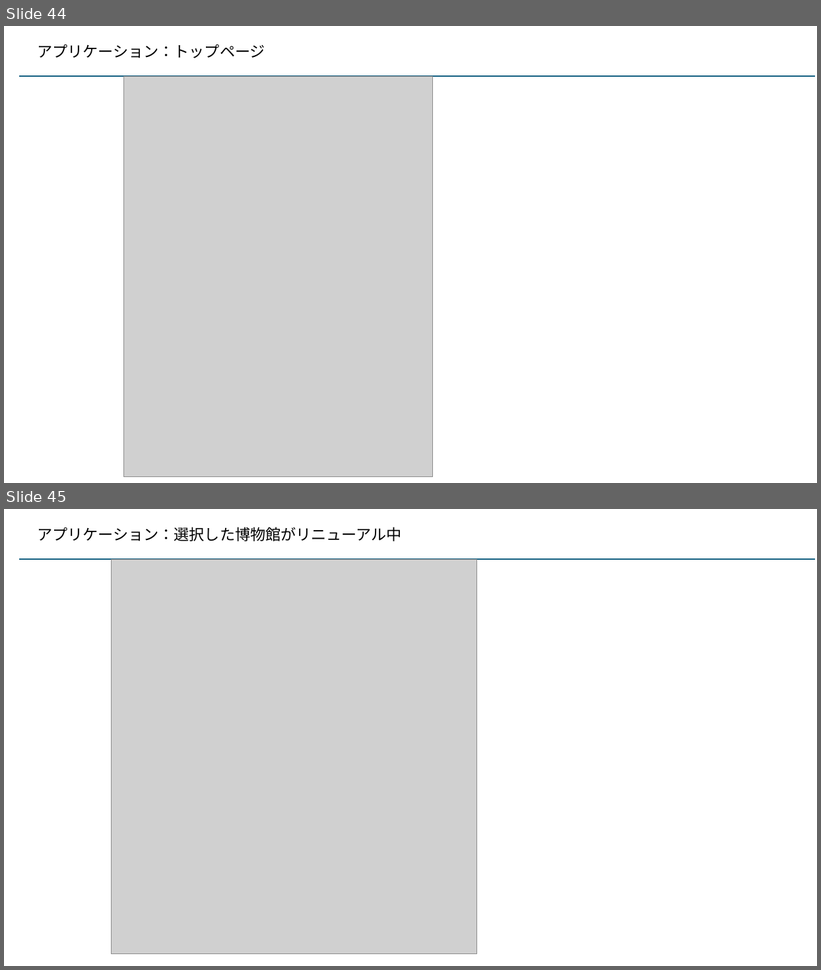
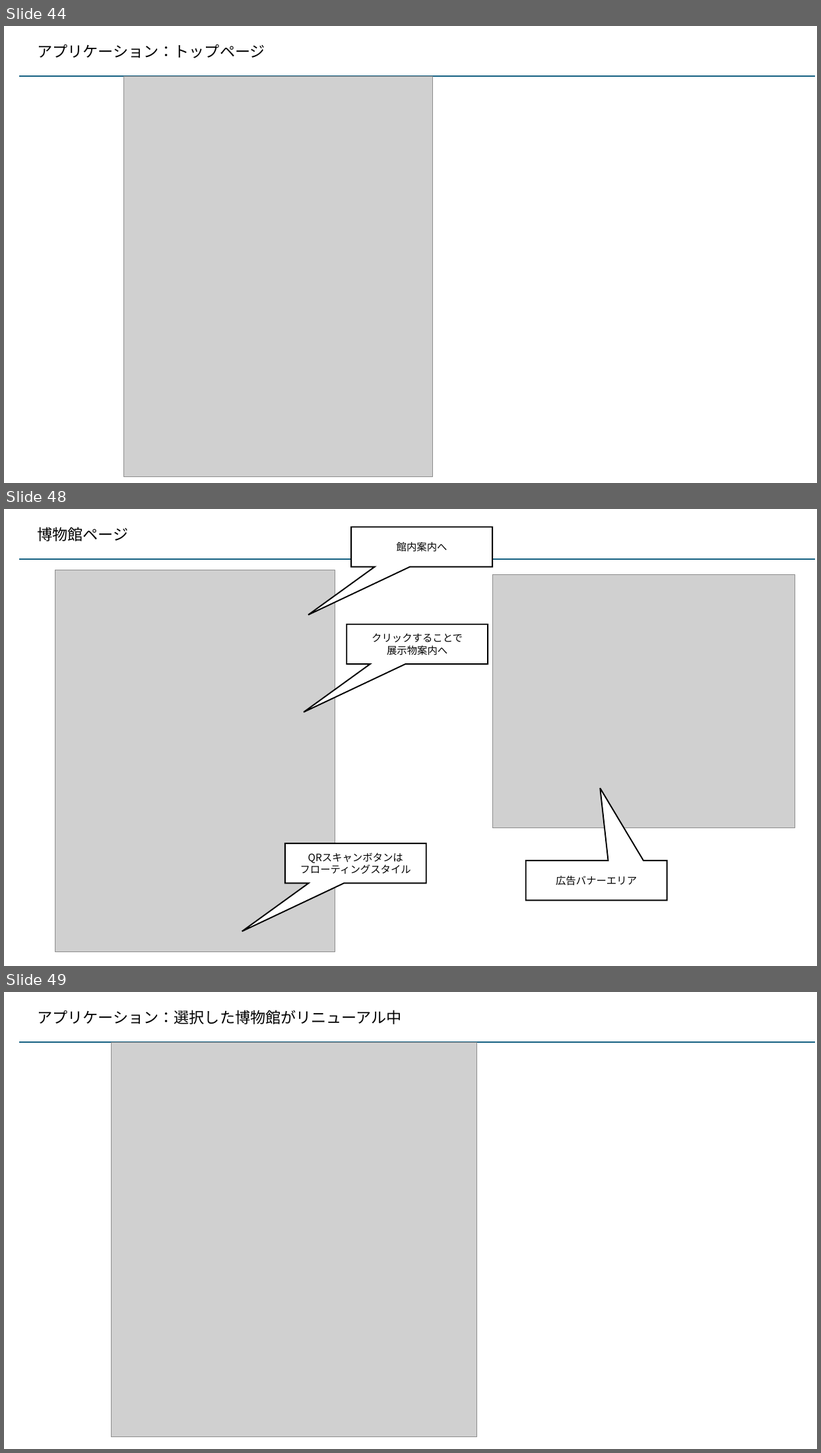
Before and after one commit to kaze-lab/museum_app_proj, a slide deck: 展示物アプリ仕様.pptx. Shown one above the other, each under a label of ours: slides 44 and 45 before the commit, slides 44, 48 and 49 after it; the slides between them are not shown. The pictures are 821x970 and 821x1453 pixels, drawn with LibreOffice and Linux fonts; fonts in the diff are those of the drawing; grey boxes stand for pictures. Boxes give left, top, right and bottom in pixels: in the first picture for what was removed or moved away, otherwise in the second. Text is boxed around its words. In the diff, an @@ line names an element or a change of style, - is before the commit and + after.

```diff
--- a/展示物アプリ仕様.pptx
+++ b/展示物アプリ仕様.pptx
@@ slide 48 added at box(4, 509, 817, 966), background #FFFFFF @@
@@ text added at box(37, 527, 128, 541), 18 pt, text #000000 @@
+博物館ページ
@@ speech box added at box(351, 527, 492, 567), fill #FFFFFF, outline #000000 1.5 pt, 12 pt, text #000000 @@
+館内案内へ
@@ line added from (19, 560) to (815, 560), #156082 1.5 pt @@
@@ picture added at box(55, 570, 335, 952) @@
@@ picture added at box(492, 575, 795, 828) @@
@@ speech box added at box(347, 625, 488, 664), fill #FFFFFF, outline #000000 1.5 pt, 12 pt, text #000000 @@
+クリックすることで
+展示物案内へ
@@ speech box added at box(285, 844, 426, 883), fill #FFFFFF, outline #000000 1.5 pt, 12 pt, text #000000 @@
+QRスキャンボタンは
+フローティングスタイル
@@ speech box added at box(526, 861, 668, 900), fill #FFFFFF, outline #000000 1.5 pt, 12 pt, text #000000 @@
+広告バナーエリア
@@ what was slide 45 is now slide 49 @@
```
Also in this commit, not shown: 3 other slides added, 3 other files.
